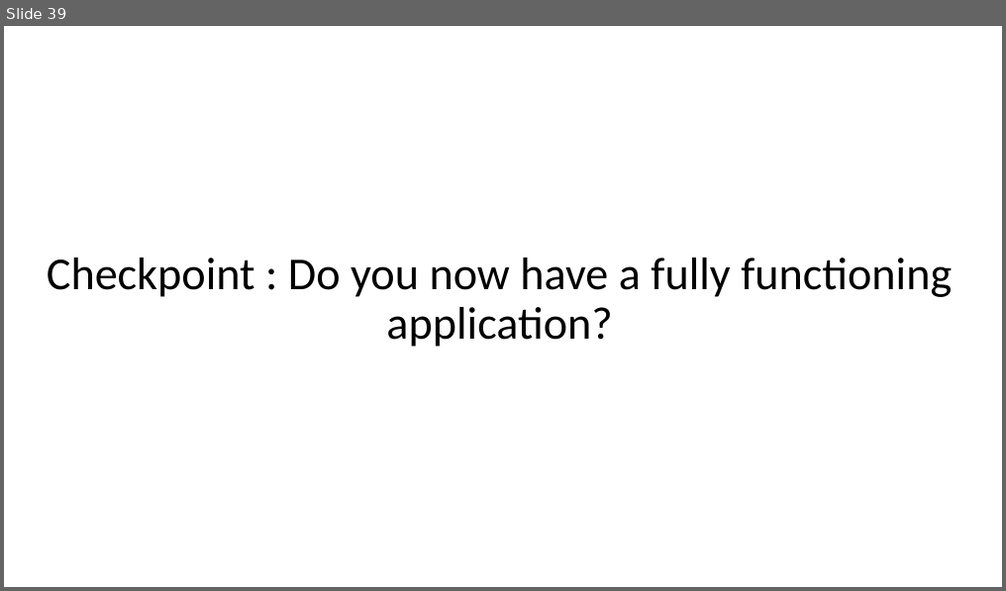
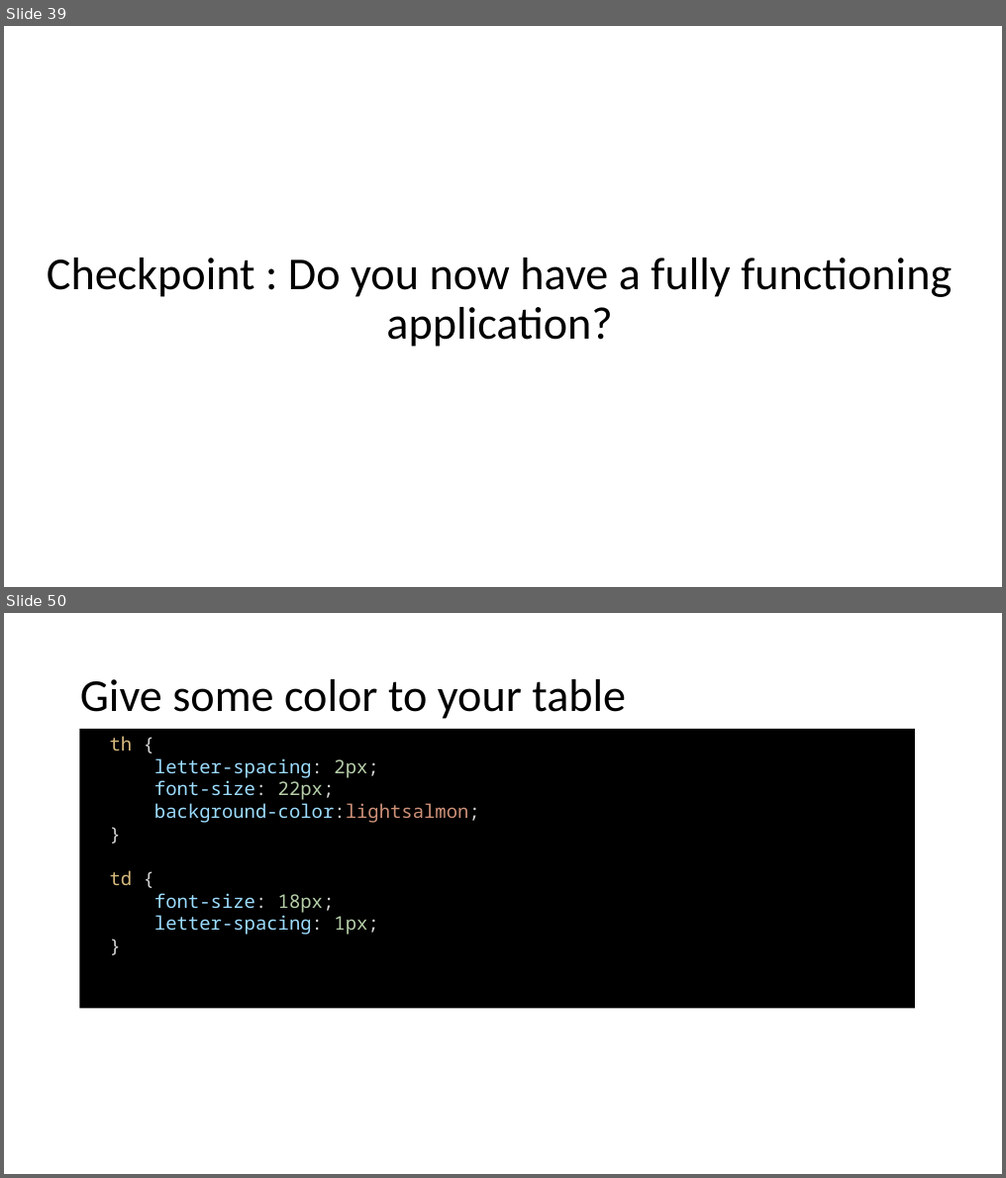
Before and after one commit to DivyaKampalli/movie-rating, a slide deck: Fullstack Tutorial.pptx. Shown one above the other, each under a label of ours: slide 39 before the commit, slides 39 and 50 after it; the slides between them are not shown. The pictures are 1006x591 and 1006x1178 pixels, drawn with LibreOffice and Linux fonts; fonts in the diff are those of the drawing. Boxes give left, top, right and bottom in pixels: in the first picture for what was removed or moved away, otherwise in the second. Text is boxed around its words. In the diff, an @@ line names an element or a change of style, - is before the commit and + after.

```diff
--- a/Fullstack Tutorial.pptx
+++ b/Fullstack Tutorial.pptx
@@ slide 50 added at [4,613,1002,1174], background #FFFFFF @@
@@ title added at [80,679,626,719], 44 pt, text #000000 @@
+Give some color to your table
@@ rectangle added at [79,729,915,1009], fill #000000, 18 pt, text #9CDCFE @@
+th {
+letter-spacing: 2px;
+font-size: 22px;
+background-color:lightsalmon;
+}
+td {
+font-size: 18px;
+letter-spacing: 1px;
+}
```
Also in this commit, not shown: 1 slide changed, 16 other slides added, 3 other files.
